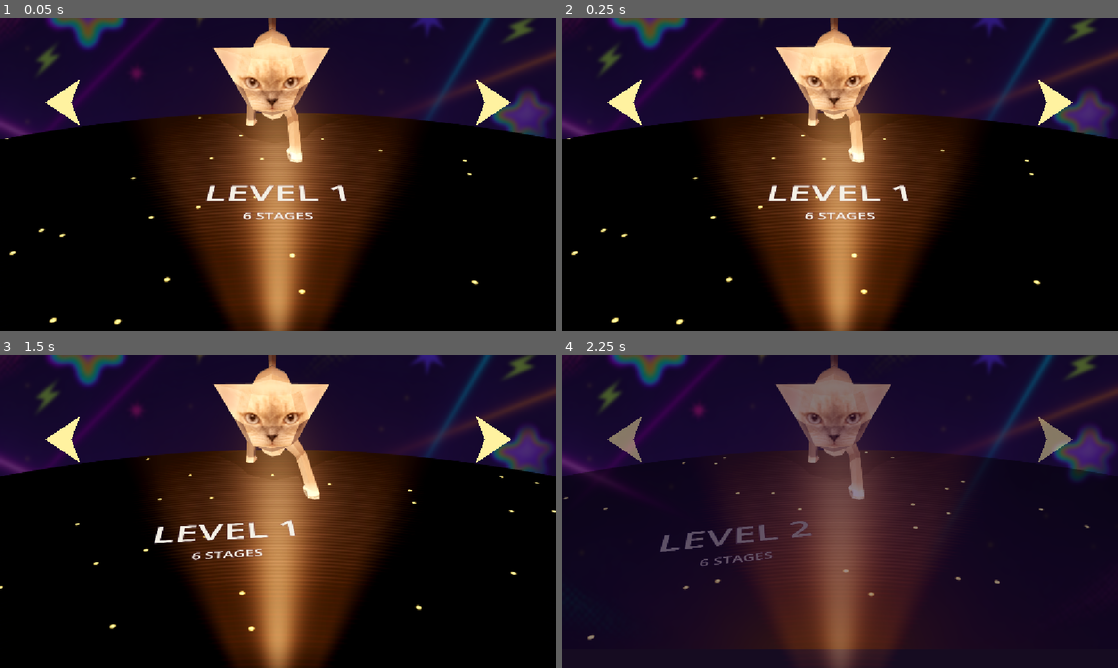
Above: before the commit, frames 1-4 (two rows, left to right).
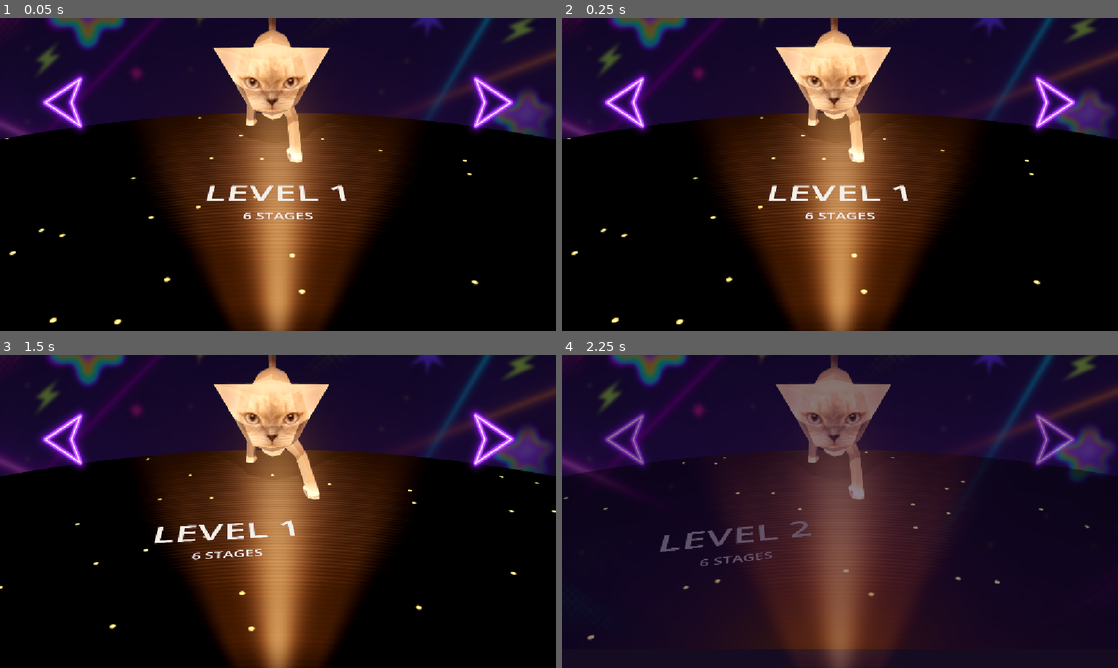
Above: after the commit, the same moments.

Repository: SonnieSun/gnjam-2026
Game: Godot game, scene res://scenes/menu.tscn
Two runs of this game, one before a commit and one after it. Both use one fixed random seed, a clock stepped at 60 frames per second and the inputs below. Sound files missing from this copy of the repository are replaced by a short silence.
Inputs (mouse positions are in pixels of both pictures, inside the frame that each line leads up to):
- Up to frame 1 (0.05 s): no input
- Up to frame 2 (0.25 s): no input
- Up to frame 3 (1.5 s): click (66, 439) at 0.5 s; click (489, 439) at 1.25 s
- Up to frame 4 (2.25 s): tap Enter (ui_accept) at 2 s; move the mouse to (962, 495) at 2.02 s; hold Right (ui_right) from 2.03 s (still down); tap F at 2.1 s; click (962, 495) at 2.17 s

The runs differ from the first frame. In frame 1, 2.0% of the frame differs, in the area x 6-93%, y 17-37%; in frame 2, 2.0%; in frame 3, 2.0%, in the area x 6-94%, y 16-38%; in frame 4, 1.6%.

Commit message:
arrow update

Diff:
--- /dev/null
+++ b/assets/menu/neon_arrow.gdshader
@@ -0,0 +1,46 @@
+// 以原箭头轮廓绘制圆截面霓虹灯管；光晕直接在 2D 绘制，不依赖 3D Glow。
+shader_type canvas_item;
+render_mode unshaded;
+
+uniform float direction = 1.0;
+uniform vec4 glow_color : source_color = vec4(0.56, 0.08, 1.0, 1.0);
+uniform vec4 tube_color : source_color = vec4(0.82, 0.38, 1.0, 1.0);
+uniform vec4 core_color : source_color = vec4(1.0, 0.91, 1.0, 1.0);
+uniform float tube_radius : hint_range(1.0, 5.0, 0.1) = 2.3;
+uniform float glow_strength : hint_range(0.0, 2.0, 0.05) = 1.0;
+varying vec2 local_position;
+
+float segment_distance(vec2 p, vec2 a, vec2 b) {
+	vec2 edge = b - a;
+	float t = clamp(dot(p - a, edge) / dot(edge, edge), 0.0, 1.0);
+	return length(p - a - edge * t);
+}
+
+void vertex() {
+	local_position = VERTEX;
+}
+
+void fragment() {
+	vec4 tint = COLOR;
+	vec2 p = vec2(local_position.x * direction, local_position.y);
+	vec2 a = vec2(-42.0, 0.0);
+	vec2 b = vec2(30.0, -48.0);
+	vec2 c = vec2(12.0, 0.0);
+	vec2 d = vec2(30.0, 48.0);
+	float distance_to_tube = min(
+		min(segment_distance(p, a, b), segment_distance(p, b, c)),
+		min(segment_distance(p, c, d), segment_distance(p, d, a))
+	);
+	float aa = max(fwidth(distance_to_tube), 0.5);
+	float tube = 1.0 - smoothstep(tube_radius - aa, tube_radius + aa, distance_to_tube);
+	float core = 1.0 - smoothstep(0.5, 1.2 + aa * 0.4, distance_to_tube);
+	float halo = glow_strength * (
+		0.38 * exp(-distance_to_tube * distance_to_tube / 60.0)
+		+ 0.18 * exp(-distance_to_tube * distance_to_tube / 230.0)
+	);
+	vec3 light_color = mix(glow_color.rgb, tube_color.rgb, tube);
+	light_color = mix(light_color, core_color.rgb, core);
+	float alpha = clamp(halo + tube * 0.8 + core * 0.5, 0.0, 1.0);
+	alpha *= 1.0 - smoothstep(20.0, 28.0, distance_to_tube);
+	COLOR = vec4(light_color, alpha) * tint;
+}
--- a/scenes/menu.tscn
+++ b/scenes/menu.tscn
@@ -6,6 +6,25 @@
 [ext_resource type="AudioStream" uid="uid://cfu1bsupc82w8" path="res://assets/mv/hat.wav" id="3_g3eks"]
 [ext_resource type="AudioStream" uid="uid://dnh0ae3vilxvq" path="res://assets/mv/kick.wav" id="4_v86rl"]
 [ext_resource type="PackedScene" path="res://scenes/menu_view.tscn" id="5_disc_3d"]
+[ext_resource type="Shader" uid="uid://4l2vnxmigy" path="res://assets/menu/neon_arrow.gdshader" id="6_neon_arrow"]
+
+[sub_resource type="ShaderMaterial" id="ShaderMaterial_neon_left"]
+shader = ExtResource("6_neon_arrow")
+shader_parameter/direction = 1.0
+shader_parameter/glow_color = Color(0.56, 0.08, 1, 1)
+shader_parameter/tube_color = Color(0.82, 0.38, 1, 1)
+shader_parameter/core_color = Color(1, 0.91, 1, 1)
+shader_parameter/tube_radius = 4.30000004917396
+shader_parameter/glow_strength = 1.5000000223518
+
+[sub_resource type="ShaderMaterial" id="ShaderMaterial_neon_right"]
+shader = ExtResource("6_neon_arrow")
+shader_parameter/direction = -1.0
+shader_parameter/glow_color = Color(0.56, 0.08, 1, 1)
+shader_parameter/tube_color = Color(0.82, 0.38, 1, 1)
+shader_parameter/core_color = Color(1, 0.91, 1, 1)
+shader_parameter/tube_radius = 4.30000004917396
+shader_parameter/glow_strength = 1.5000000223518
 
 [node name="Menu" type="Node2D" unique_id=1067574799]
 script = ExtResource("1_mhnvy")
@@ -401,10 +420,10 @@
 flat = true
 
 [node name="Shape" type="Polygon2D" parent="ArrowLeft" unique_id=1449163173]
+material = SubResource("ShaderMaterial_neon_left")
 position = Vector2(60, 65)
-color = Color(1, 0.9490196, 0.627451, 1)
-antialiased = true
-polygon = PackedVector2Array(-42, 0, 30, -48, 12, 0, 30, 48)
+antialiased = true
+polygon = PackedVector2Array(-74, -80, 74, -80, 74, 80, -74, 80)
 
 [node name="ArrowRight" type="Button" parent="." unique_id=694713718]
 unique_name_in_owner = true
@@ -416,10 +435,10 @@
 flat = true
 
 [node name="Shape" type="Polygon2D" parent="ArrowRight" unique_id=1818777405]
+material = SubResource("ShaderMaterial_neon_right")
 position = Vector2(60, 65)
-color = Color(1, 0.9490196, 0.627451, 1)
-antialiased = true
-polygon = PackedVector2Array(42, 0, -30, -48, -12, 0, -30, 48)
+antialiased = true
+polygon = PackedVector2Array(-74, -80, 74, -80, 74, 80, -74, 80)
 
 [node name="TurnSfx" type="AudioStreamPlayer" parent="." unique_id=404911172]
 stream = ExtResource("3_g3eks")
Not shown, added: assets/menu/neon_arrow.gdshader.uid
